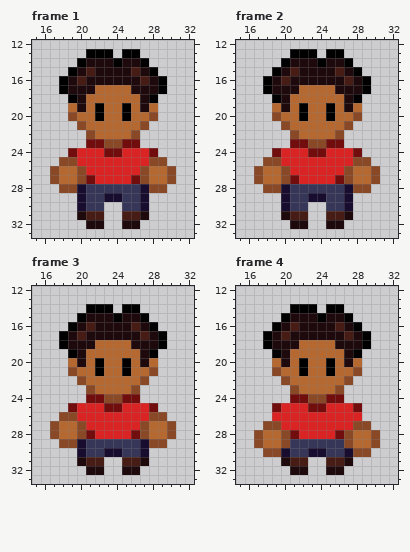
A pixel-art file gets an edit: DetentionProject/Aseprite/Npc's/Angelo.aseprite. Above is the file before it was changed.
48x48 pixels, 6 frames. Shown: frame 1: x 15..32, y 12..33; frame 2: x 15..32, y 12..33; frame 3: x 15..32, y 12..33; frame 4: x 15..32, y 12..33. The commit also changed other frames, which this record leaves out.
After:
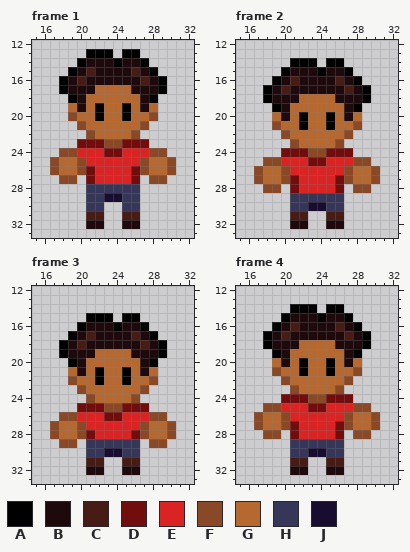
Palette (. is transparent): A #000000  B #1e090d  C #461c14  D #720d0d  E #da2424  F #8a4926  G #b66831  H #353658  J #180d2f
The exact change:
Changed rows in their new state; - is an unchanged pixel.
Frame 1, layers "Hands", "Body":
first column x 17:
23 ---D------D---
24 -FF--------FF-
25 FGGF------FGGF
26 ----D----D----
27 .FF.------.FF.
28 -...------...-
29 ---.------.---
30 ---.------.---
31 ---.------.---
Frame 2, layers "Hands", "Head", "Body":
first column x 18:
13 ---...-..---
14 --.AAA.AA.--
15 -.AB--A-BA.-
16 .ABC----CBA.
17 --C-BBBB-C--
18 AB-B----B-BA
19 -A--G--G--A-
20 -GB------BG-
21 -FG-A--A-GF-
22 --FG----GF--
23 ---FGGGGF---
24 -.DDDFFDDD.-
25 -----DD-----
28 --.DEEEED.--
29 --.--HH--.--
30 --.--JJ--.--
31 --.------.--
Frame 3, layers "Hands", "Head", "Body":
first column x 18:
14 ---...-..---
15 --.AAA.AA.--
16 -.AB--A-BA.-
17 .ABC----CBA.
18 --C-BBBB-C--
19 AB-B----B-BA
20 -A--G--G--A-
21 -GB------BG-
22 -FG-A--A-GF-
23 --FG----GF--
24 ---FGGGGF---
25 -.DDDFFDDD.-
26 -----DD-----
29 --.------.--
30 --.------.--
31 --.------.--
Frame 4, layers "Hands", "Body":
first column x 17:
24 ---D------D---
25 -FF--------FF-
26 FGGF------FGGF
27 FGGFD----DFGGF
28 .FF.------.FF.
29 ....------....
30 -...------...-
31 ---.------.---
